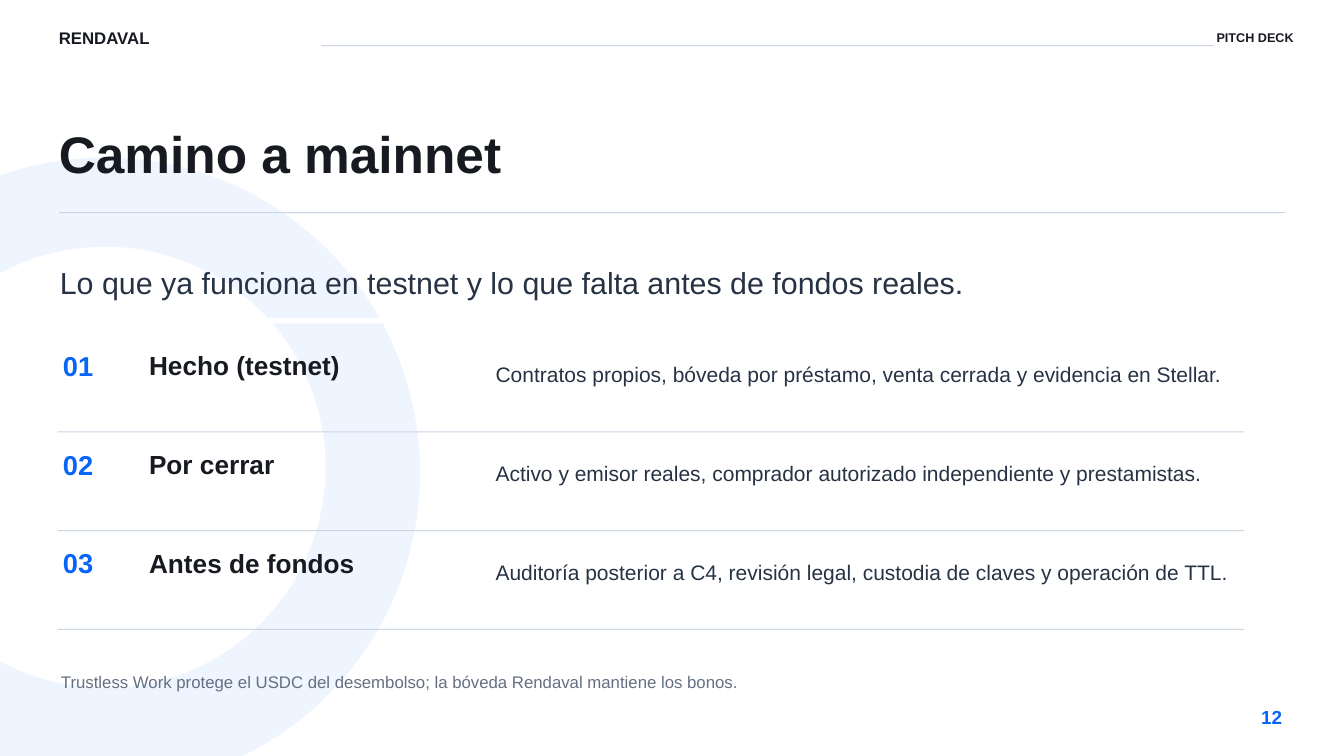
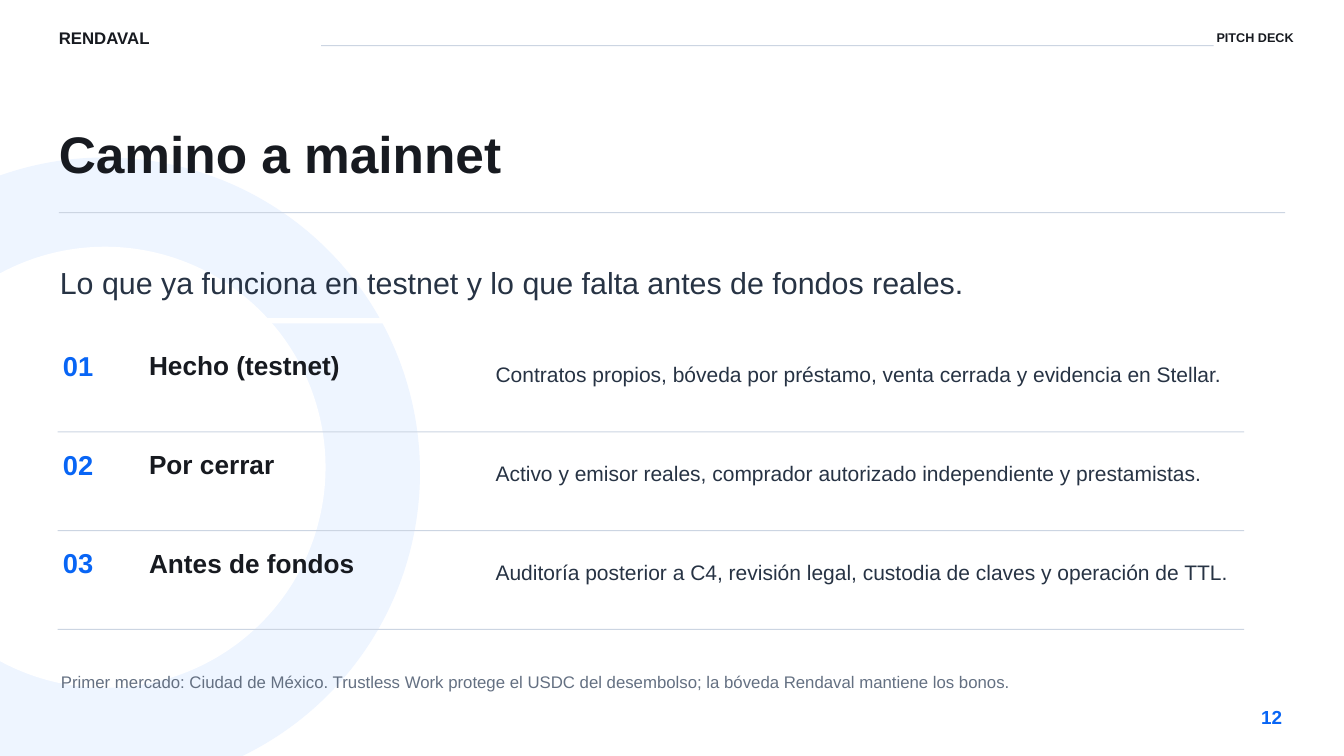
Before and after one commit to JJJRLP/RENDAVAL, a slide deck: slide 12 of docs/pitch/Rendaval-pitch-v3.pptx. Drawn at 1344x756 pixels with LibreOffice and Linux fonts; fonts in the diff are those of the drawing. Boxes give left, top, right and bottom in pixels: in the first picture for what was removed or moved away, otherwise in the second. Text is boxed around its words. In the diff, an @@ line names an element or a change of style, - is before the commit and + after.

```diff
--- a/docs/pitch/Rendaval-pitch-v3.pptx
+++ b/docs/pitch/Rendaval-pitch-v3.pptx
@@ text at box(61, 675, 1009, 692): text changed @@
-Trustless Work protege el USDC del desembolso; la bóveda Rendaval mantiene los bonos.
+Primer mercado: Ciudad de México. Trustless Work protege el USDC del desembolso; la bóveda Rendaval mantiene los bonos.
```
Also in this commit, not shown: 4 other slides changed, 1 slide removed, 13 other files.
